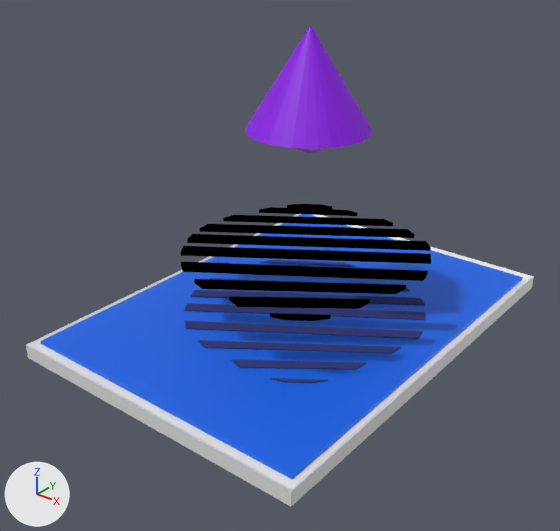
Two versions of the Blender file untitled 3.blend, one commit apart.
Both versions are drawn from a camera (50 mm lens) standing at (2.37, -3.05, 2.34) and looking at (-0.01, -0.08, 0.49). The lights are fixed; the arrows at lower left show +X, +Y and +Z.

Script lines for the objects in view, before the commit:
```python
ob_cube_001 = bpy.data.objects.new('Cube.001', me_cube)
ob_cube_001.location = (-0.104, -0.687, 0.116)
ob_cube_007 = bpy.data.objects.new('Cube.007', me_cube_008)
ob_cube_007.location = (-0.225, 0.571, 0.493)
ob_cube_012 = bpy.data.objects.new('Cube.012', me_cube_012)
ob_cube_012.location = (-0.012, 0.329, 0.12)
ob_cube_013 = bpy.data.objects.new('Cube.013', me_cube_013)
ob_cube_013.location = (0.419, -0.473, 0.12)
ob_cube_013.rotation_euler = (0.0, 0.0, 3.18)  # degrees (0, 0, 182)
ob_cube_015 = bpy.data.objects.new('Cube.015', me_cube_015)
ob_cube_015.location = (-0.505, 0.572, 0.12)
ob_cube_018 = bpy.data.objects.new('Cube.018', me_cube_018)
ob_cube_018.location = (0.411, -0.286, 0.12)
ob_cube_019 = bpy.data.objects.new('Cube.019', me_cube_019)
ob_cube_019.location = (0.303, -0.14, 0.12)
ob_cube_020 = bpy.data.objects.new('Cube.020', me_cube_020)
ob_cube_020.location = (0.218, 0.028, 0.12)
ob_cube_021 = bpy.data.objects.new('Cube.021', me_cube_021)
ob_cube_021.location = (0.084, 0.183, 0.12)
# also in view: 'Cube.003' at (0.12, -0.05, 0.49); 'Cone' at (-0.01, 0.17, 1.46); 'Cube.002' at (0.01, 0.12, 0.49); 'Cube.004' at (0.2, -0.19, 0.49); 'Cube.006' at (-0.17, 0.39, 0.49)
```
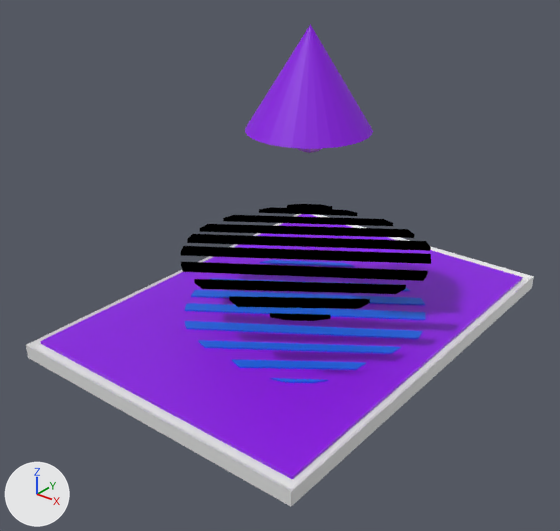
Changed parts and their boxes (x1, y1, x2, y2) in the pictures (560 x 531 px):
'Cube.001', recoloured (blue to purple)
    both: (41, 214, 522, 479)
'Cube.020', recoloured
    both: (185, 321, 422, 339)
'Cube.021', recoloured
    both: (184, 303, 426, 320)
'Cube.019', recoloured
    both: (198, 340, 401, 354)
'Cube.012', recoloured
    both: (191, 290, 425, 305)
'Cube.018', recoloured
    both: (231, 359, 366, 370)
'Cube.015', recoloured
    both: (260, 260, 355, 267)
'Cube.013', recoloured
    both: (270, 378, 328, 383)

Edits to the bpy script that builds the scene:
```text
Change me_cube:
    where me_cube.from_pydata(...)  # 8 vertices, 6 faces; spans x -0.81..0.92, y -0.34..2.03, z -0.01..0.01
    remove me_cube.materials.append(mat_material_003)  # blue #0063e7
    add me_cube.materials.append(mat_material_004)  # purple #8b00e7
Change me_cube_021:
    where me_cube_021.from_pydata(...)  # 8 vertices, 6 faces; spans x -0.67..0.525, y -0.487..0.365, z -0.011..0.011
    remove me_cube_021.materials.append(mat_material_001)  # dark blue #3b3f7a
    add me_cube_021.materials.append(mat_material_003)  # blue #0063e7
Change me_cube_020:
    where me_cube_020.from_pydata(...)  # 8 vertices, 6 faces; spans x -0.667..0.462, y -0.473..0.322, z -0.011..0.011
    remove me_cube_020.materials.append(mat_material_001)  # dark blue #3b3f7a
    add me_cube_020.materials.append(mat_material_003)  # blue #0063e7
Change me_cube_019:
    where me_cube_019.from_pydata(...)  # 8 vertices, 6 faces; spans x -0.547..0.349, y -0.383..0.273, z -0.011..0.011
    remove me_cube_019.materials.append(mat_material_001)  # dark blue #3b3f7a
    add me_cube_019.materials.append(mat_material_003)  # blue #0063e7
Change me_cube_018:
    where me_cube_018.from_pydata(...)  # 8 vertices, 6 faces; spans x -0.384..0.18, y -0.265..0.174, z -0.011..0.011
    remove me_cube_018.materials.append(mat_material_001)  # dark blue #3b3f7a
    add me_cube_018.materials.append(mat_material_003)  # blue #0063e7
Change me_cube_015:
    where me_cube_015.from_pydata(...)  # 8 vertices, 6 faces; spans x -0.107..0.414, y -0.11..0.234, z -0.011..0.011
    remove me_cube_015.materials.append(mat_material_001)  # dark blue #3b3f7a
    add me_cube_015.materials.append(mat_material_003)  # blue #0063e7
Change me_cube_013:
    where me_cube_013.from_pydata(...)  # 8 vertices, 6 faces; spans x -0.115..0.128, y -0.105..0.054, z -0.011..0.011
    remove me_cube_013.materials.append(mat_material_001)  # dark blue #3b3f7a
    add me_cube_013.materials.append(mat_material_003)  # blue #0063e7
Change me_cube_012:
    where me_cube_012.from_pydata(...)  # 8 vertices, 6 faces; spans x -0.655..0.535, y -0.486..0.357, z -0.011..0.011
    remove me_cube_012.materials.append(mat_material_001)  # dark blue #3b3f7a
    add me_cube_012.materials.append(mat_material_003)  # blue #0063e7
```
